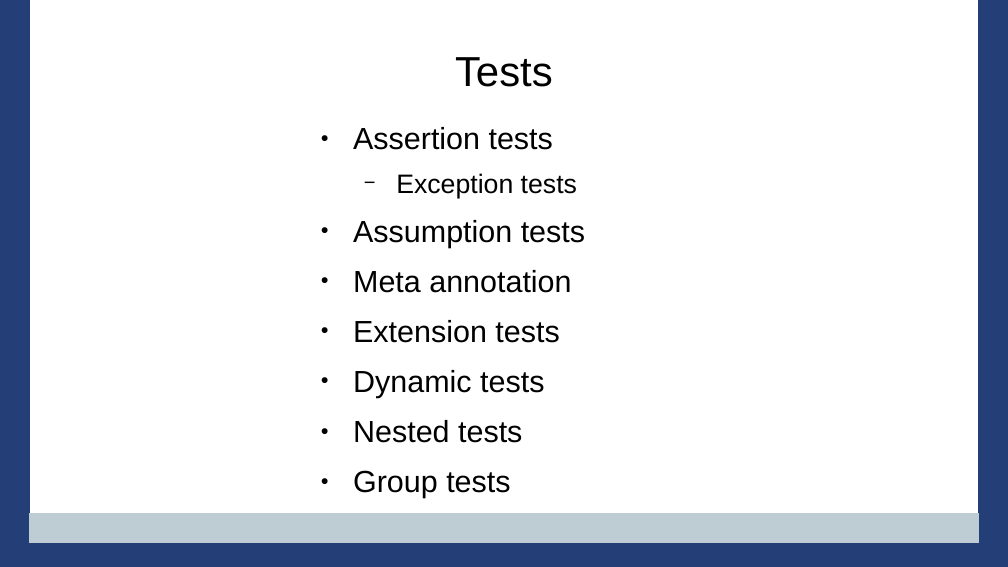
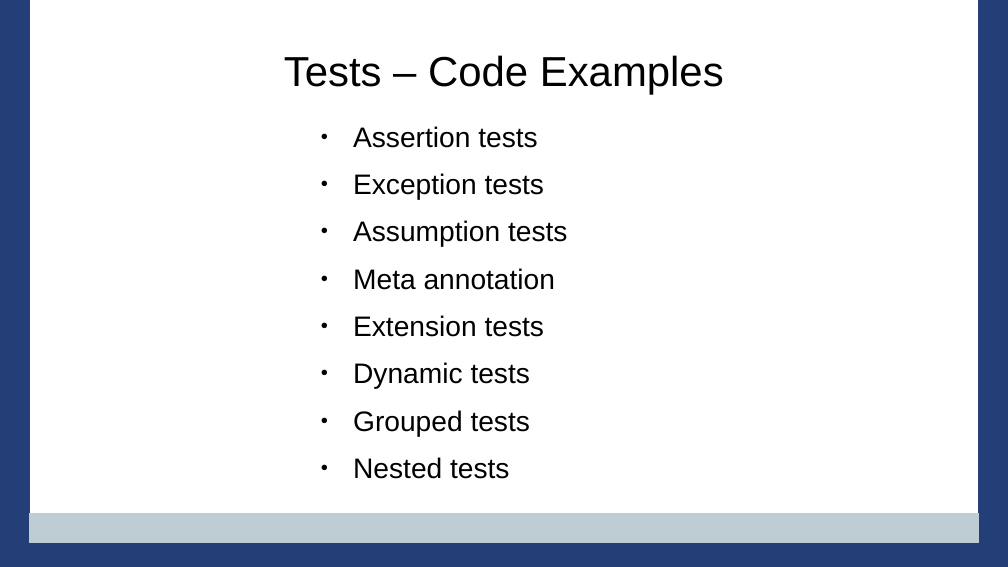
Before and after one commit to PennState/junit5-presentation, a slide deck: slide 17 of src/site/presentation/Junit5_Presentation_JavaOne_2016.odp (slide 11 before the commit). Drawn at 1008x567 pixels with LibreOffice and Linux fonts; fonts in the diff are those of the drawing; background and template pictures are left out. Boxes give left, top, right and bottom in pixels: in the first picture for what was removed or moved away, otherwise in the second. Text is boxed around its words. In the diff, an @@ line names an element or a change of style, - is before the commit and + after.

```diff
--- a/src/site/presentation/Junit5_Presentation_JavaOne_2016.odp
+++ b/src/site/presentation/Junit5_Presentation_JavaOne_2016.odp
@@ title at (284,55,724,95): text changed @@
-Tests
+Tests – Code Examples
@@ text at (353,126,567,479): size 24 to 22.2 pt in "Assertion tests", "Assumption tests", "Meta annotation", "Extension tests" and 2 more places; size 21 to 22.2 pt in "Exception tests"; bullet − to ●; list level 2 to 1 in "Exception tests" @@
@@ text at (353,410,530,436): paragraph added @@
+● Grouped tests
@@ text at (353,470,510,498): paragraph removed @@
-● Group tests
```
Also in this commit, not shown: 33 other slides changed, 23 slides added, 6 slides removed.
